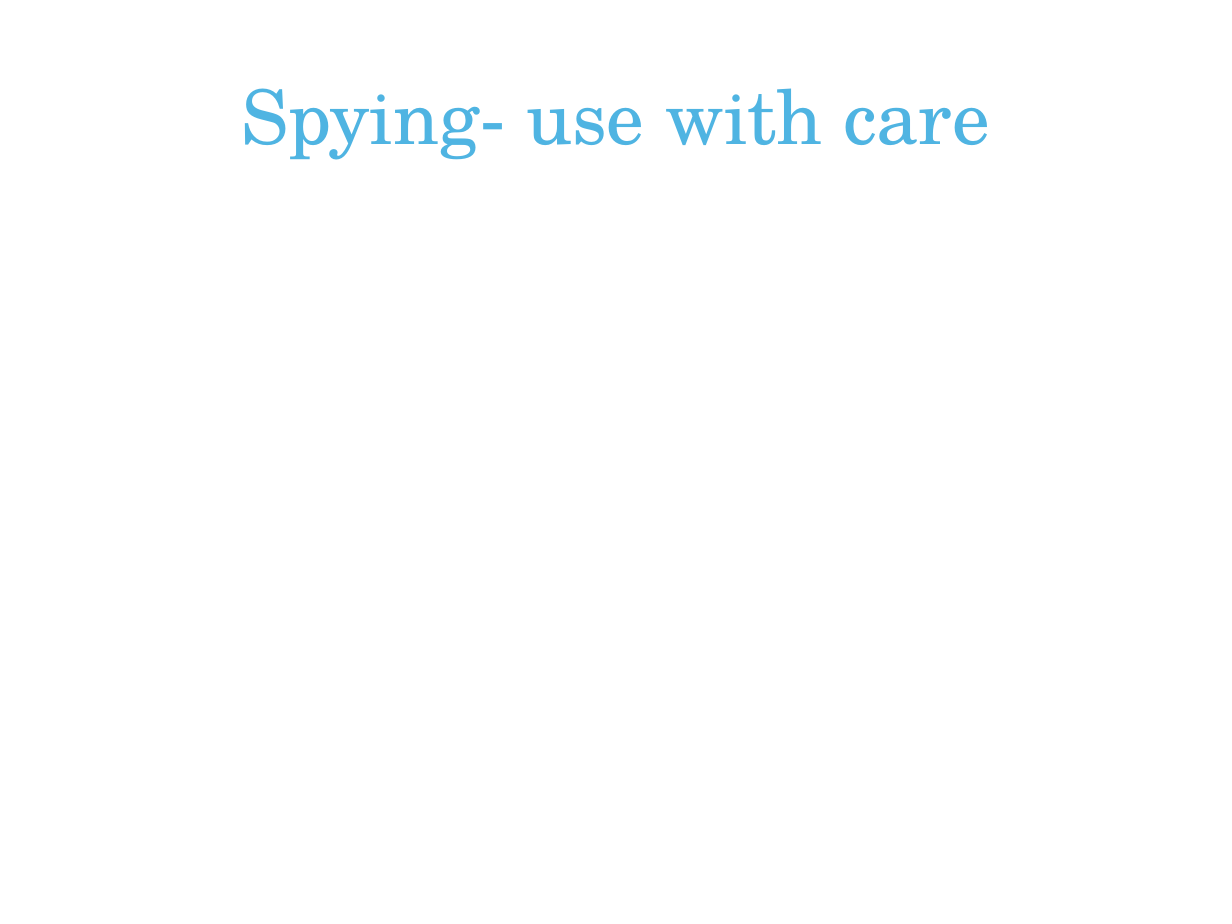
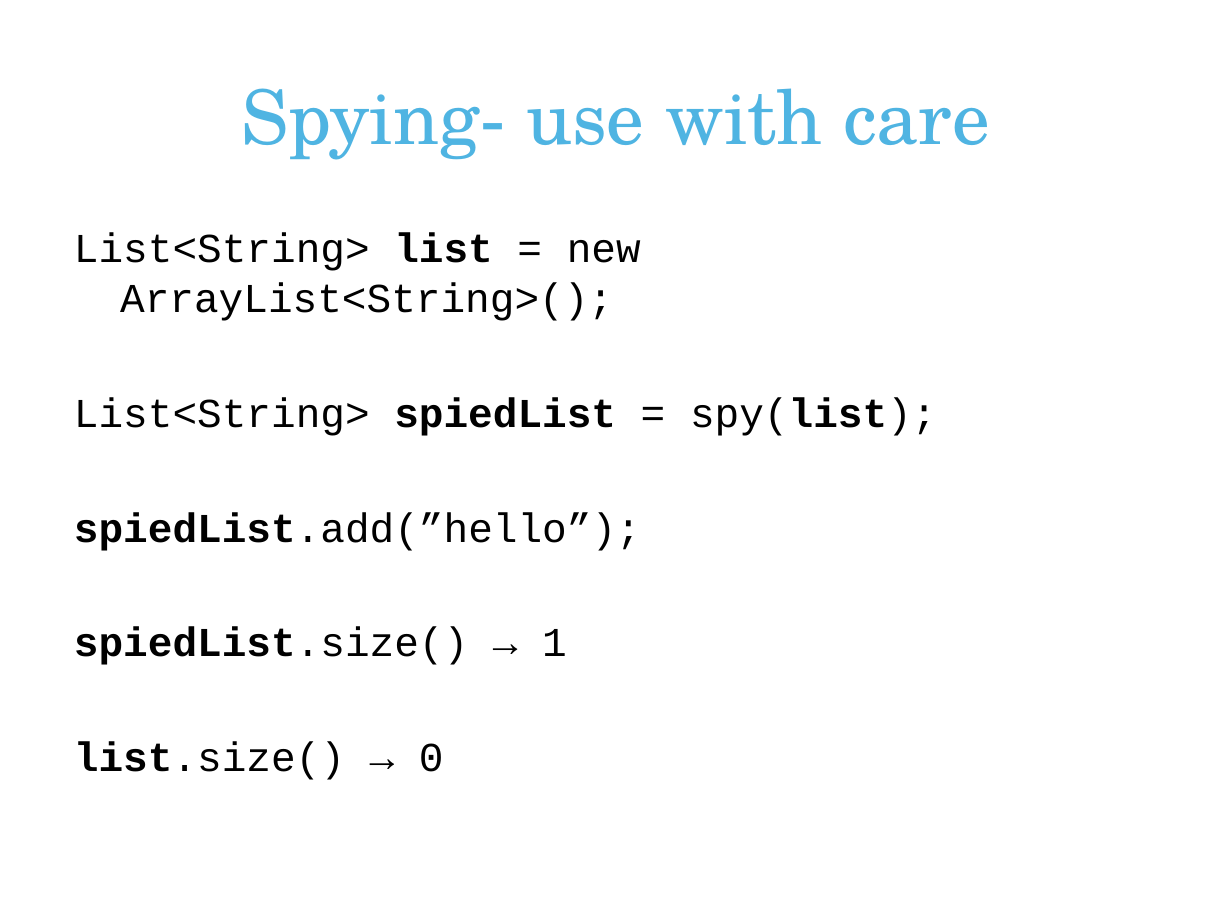
Before and after one commit to erjw/mockito-basic-lab, a slide deck: slide 14 of mockito-presentation.pptx (slide 13 before the commit). Drawn at 1232x924 pixels with LibreOffice and Linux fonts; fonts in the diff are those of the drawing; background and template pictures are left out. Boxes give left, top, right and bottom in pixels: in the first picture for what was removed or moved away, otherwise in the second. Text is boxed around its words. In the diff, an @@ line names an element or a change of style, - is before the commit and + after.

```diff
--- a/mockito-presentation.pptx
+++ b/mockito-presentation.pptx
@@ text added at (74, 233, 936, 780), 24 pt, text #000000 @@
+List<String> list = new ArrayList<String>();
+List<String> spiedList = spy(list);
+spiedList.add(”hello”);
+spiedList.size() → 1
+list.size() → 0
```
Also in this commit, not shown: 8 other slides changed, 2 slides added, 1 slide removed.
